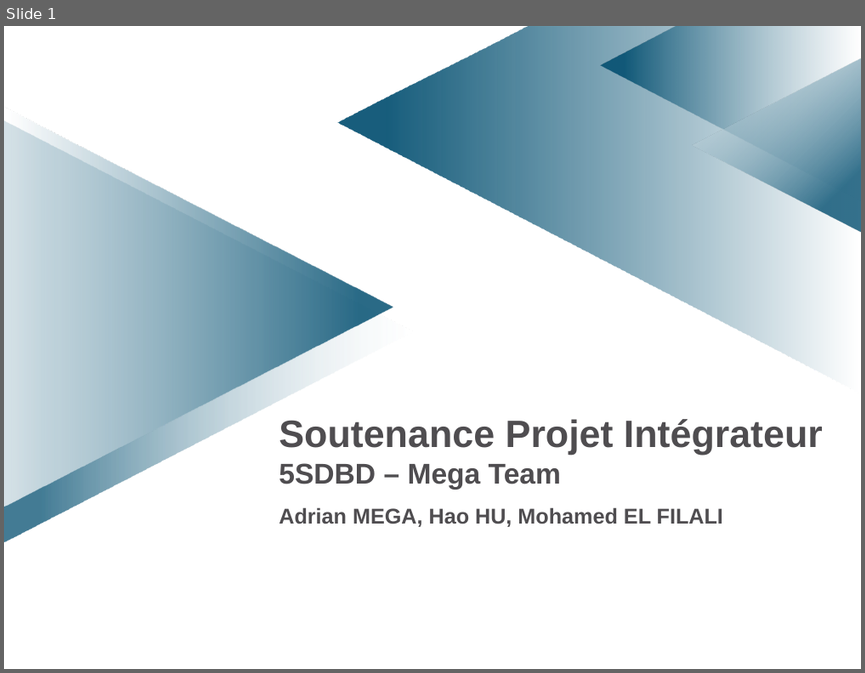
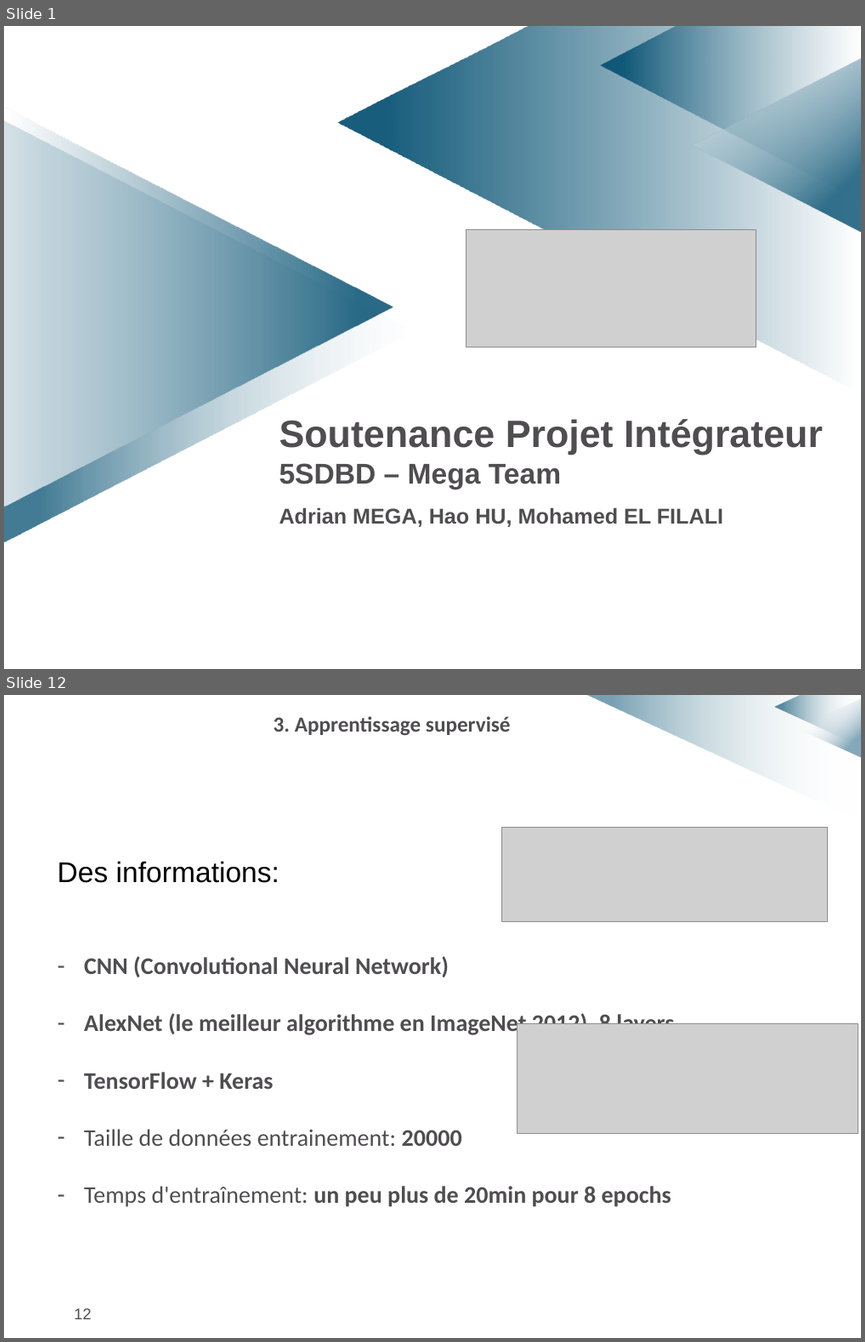
Before and after one commit to elfilalime/images_classification, a slide deck: docs/5sdbd-integrateur-presentation.pptx. Shown one above the other, each under a label of ours: slide 1 before the commit, slides 1 and 12 after it; the slides between them are not shown. The pictures are 865x673 and 865x1342 pixels, drawn with LibreOffice and Linux fonts; fonts in the diff are those of the drawing; grey boxes stand for pictures; background and template pictures are left out. Boxes give left, top, right and bottom in pixels: in the first picture for what was removed or moved away, otherwise in the second. Text is boxed around its words. In the diff, an @@ line names an element or a change of style, - is before the commit and + after.

```diff
--- a/docs/5sdbd-integrateur-presentation.pptx
+++ b/docs/5sdbd-integrateur-presentation.pptx
@@ slide 12 added at [4,695,861,1338], background #FFFFFF @@
@@ text added at [273,716,511,736], 18 pt, text #4F4D50, bold @@
+3. Apprentissage supervisé
@@ freeform shape added at [585,695,861,821], fill gradient #FFFFFF to #004D6F @@
@@ freeform shape added at [775,696,860,746], fill gradient #FFFFFF to #004D6F @@
@@ triangle added at [797,699,861,757], fill gradient #FFFFFF to #004D6F @@
@@ picture added at [502,828,828,922] @@
@@ text added at [58,861,681,1207], 20 pt, text #4F4D50, bold @@
+Des informations:
+– CNN (Convolutional Neural Network)
+– AlexNet (le meilleur algorithme en ImageNet 2012), 8 layers.
+– TensorFlow + Keras
+– Taille de données entrainement: 20000
+– Temps d'entraînement: un peu plus de 20min pour 8 epochs
@@ picture added at [517,1023,857,1133] @@
@@ page number added at [74,1308,91,1319], 13 pt, text #4F4D50 @@
+12
@@ slide 1 changed as well @@
@@ triangle at [692,57,861,233]: proportions changed @@
@@ picture added at [466,230,756,347] @@
```
Also in this commit, not shown: 18 other slides added, 1 slide removed, 3 other files.
